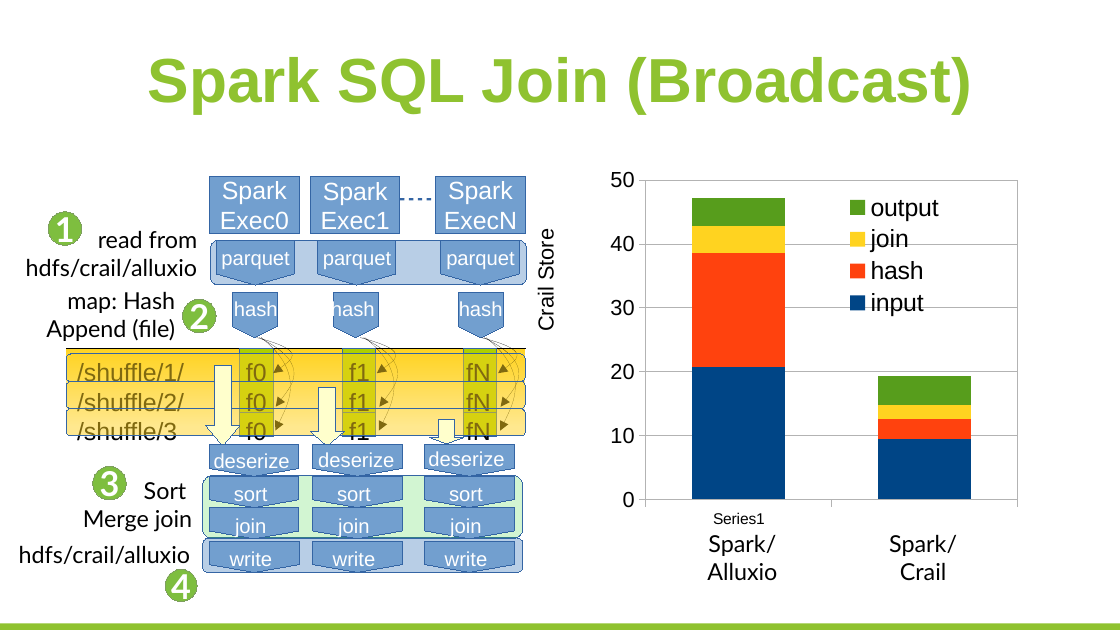
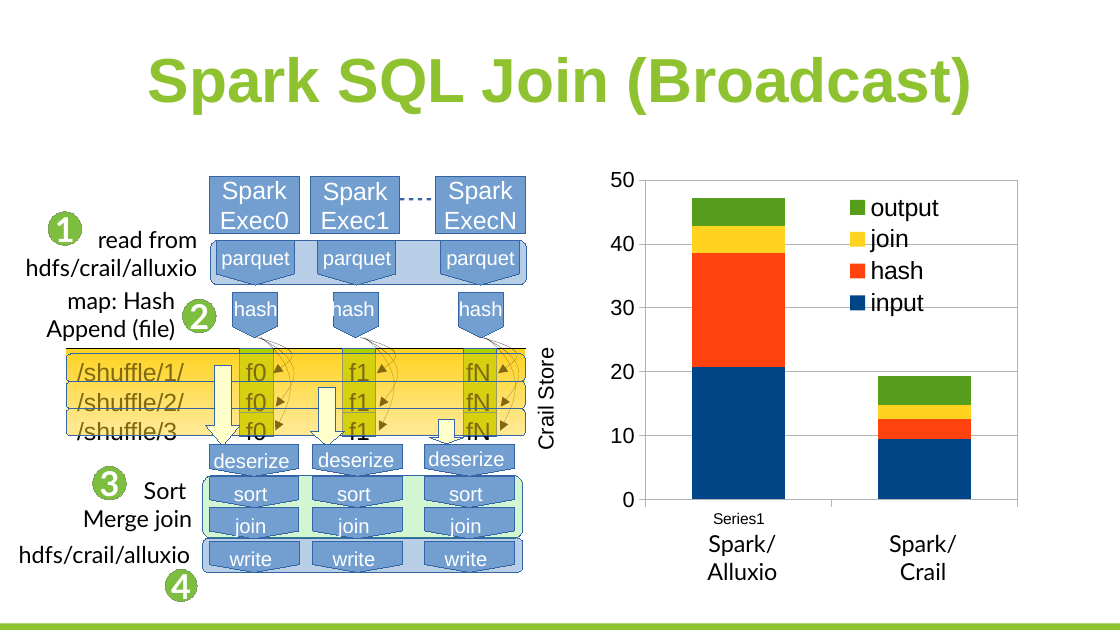
Before and after one commit to huangyibo/spark-summit-17, a slide deck: slide 26 of crail-spark-summit.odp. Drawn at 1120x630 pixels with LibreOffice and Linux fonts; fonts in the diff are those of the drawing; background and template pictures are left out. Boxes give left, top, right and bottom in pixels: in the first picture for what was removed or moved away, otherwise in the second. Text is boxed around its words. In the diff, an @@ line names an element or a change of style, - is before the commit and + after.

```diff
--- a/crail-spark-summit.odp
+++ b/crail-spark-summit.odp
@@ text "Crail Store" moved from (x1=534, y1=234, x2=558, y2=330) to (x1=534, y1=353, x2=558, y2=449) @@
```
Also in this commit, not shown: 4 other slides changed, 2 slides added, 1 other file.
